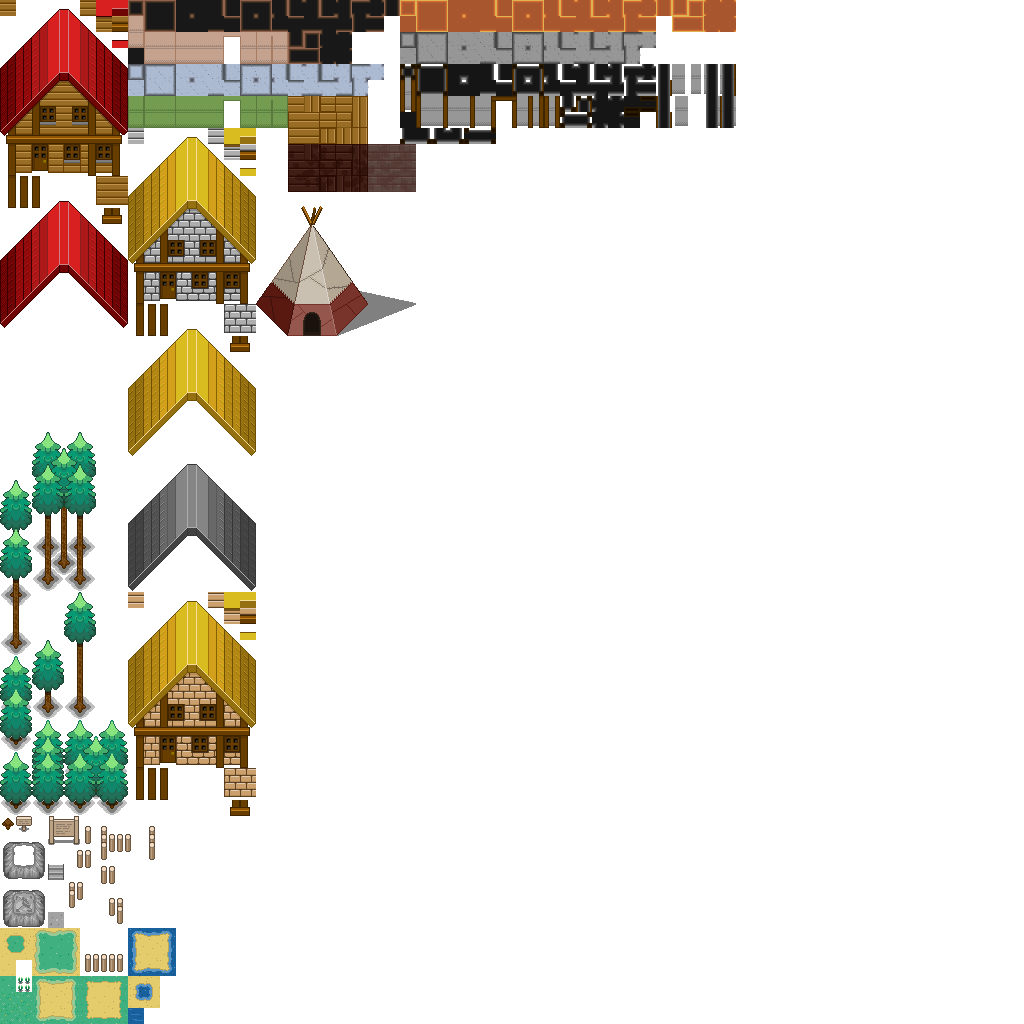
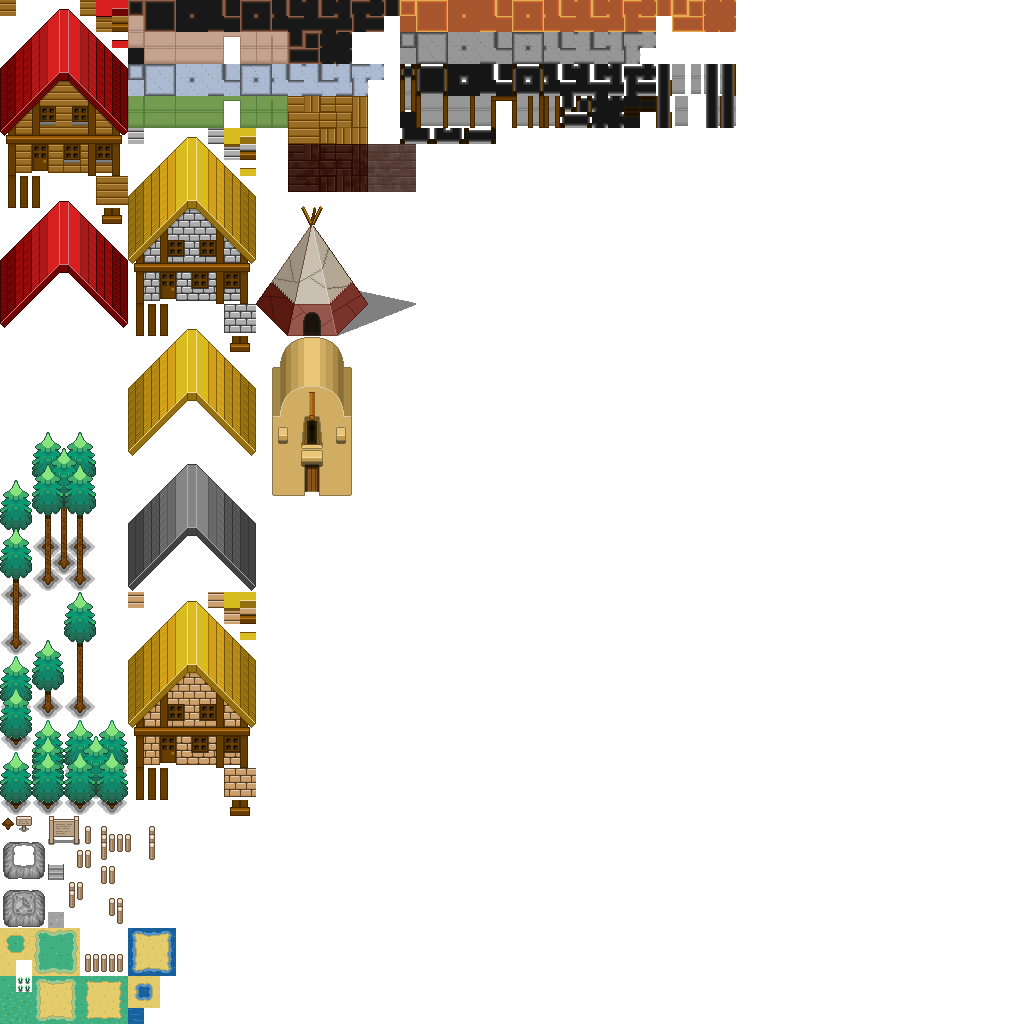
The second 1024 × 1024 image is a revision of the first. Changes to its layers:
painted on "Hintergrund" over (x1=272, y1=337, x2=352, y2=496)
